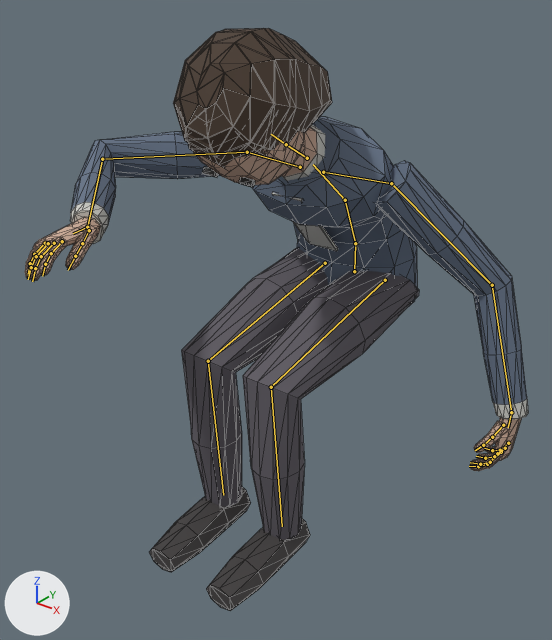
A saved change to the glTF model assets/models/characters/player.glb.
Rendered twice from a camera (50 mm lens) standing at (0.912, -1.434, 1.252) and looking at (0.024, -0.325, 0.564). The lights are fixed; the arrows at lower left show +X, +Y and +Z. The first picture is the older version. Both versions are drawn at frame 34 of the action 'death_slump_table'; the numbers are the values there. The bones that change, and the others that lie on the model, are drawn over the model as lines. Mesh edges are drawn as thin lines.

Names of what the first picture shows: 'Body', 'Hair_Bald', 'Hair_Long', 'Hair_Short'.
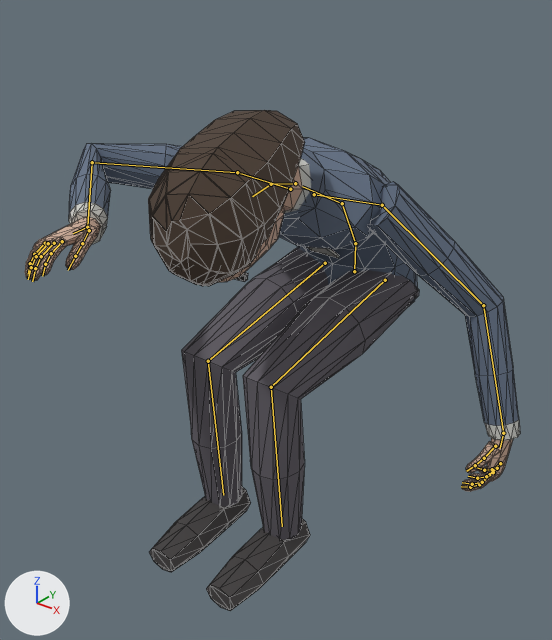
What differs and where, as boxes [x1, y1, x2, y2] in the pictures (552 x 640 px):
'Body', posed
    before: [25, 117, 528, 611]
    after: [25, 138, 520, 611]
'Hair_Long', posed (36% taller)
    before: [173, 28, 332, 157]
    after: [148, 110, 305, 286]
'Hair_Short', posed
    before: [222, 28, 291, 149]
    after: [154, 153, 259, 266]
'Hair_Bald', posed (mostly hidden afterwards)
    before: [187, 134, 268, 169]
    after: [173, 264, 250, 286]
bone 'Spine', root to tip
    before: (355, 243) to (345, 200)
    after: (355, 243) to (342, 203)
bone 'Chest', root to tip
    before: (345, 200) to (313, 164)
    after: (342, 203) to (302, 186)
bone 'Neck', root to tip
    before: (307, 158) to (286, 144)
    after: (295, 183) to (271, 184)
bone 'Head', root to tip
    before: (286, 144) to (271, 134)
    after: (271, 184) to (252, 196)
bone 'UpperArm.L', root to tip
    before: (391, 183) to (492, 285)
    after: (382, 205) to (483, 305)
bone 'UpperArm.R', root to tip
    before: (247, 152) to (102, 159)
    after: (237, 172) to (92, 162)
bone 'Forearm.R', root to tip
    before: (102, 159) to (87, 227)
    after: (92, 162) to (87, 227)

The change in detail:
Bone 'Spine' (bone_spine) turns from (24, 0, 0) to (30, 0, 0) degrees about its own x, y and z.
Bone 'Chest' (bone_chest) turns from (26, 0, 0) to (34, 0, 0) degrees about its own x, y and z.
Bone 'Neck' (bone_neck) turns from (10, 0, 0) to (14, 0, 0) degrees about its own x, y and z.
Bone 'Head' (bone_head) turns from (4, 0, -14) to (14, 0, -14) degrees about its own x, y and z.
Bone 'UpperArm.L' (bone_upperarm_l) turns from (15, 4, 12) to (26, -4, 11) degrees about its own x, y and z.
Bone 'UpperArm.R' (bone_upperarm_r) turns from (40, 42, -71) to (25, 60, -81) degrees about its own x, y and z.
Bone 'Forearm.R' (bone_forearm_r) turns from (71, 0, 0) to (81, 0, 0) degrees about its own x, y and z.
Bone 'Hand.R' (bone_hand_r) turns from (-47, 13, -22) to (-53, 16, -23) degrees about its own x, y and z.
